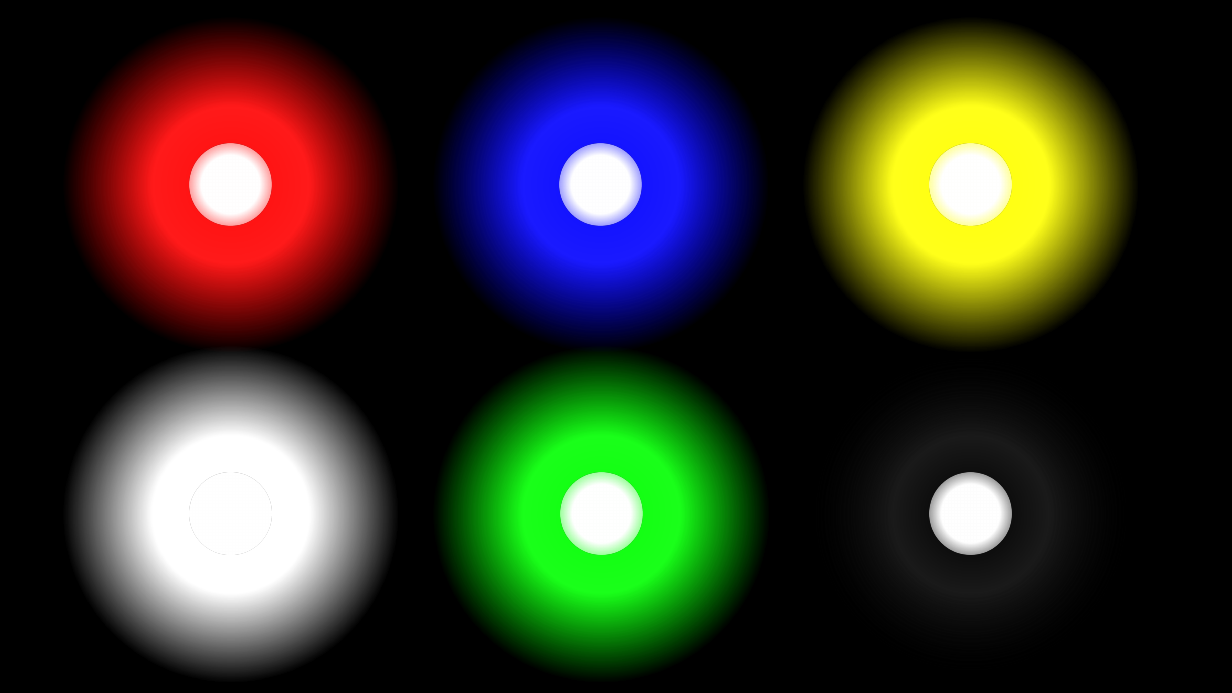
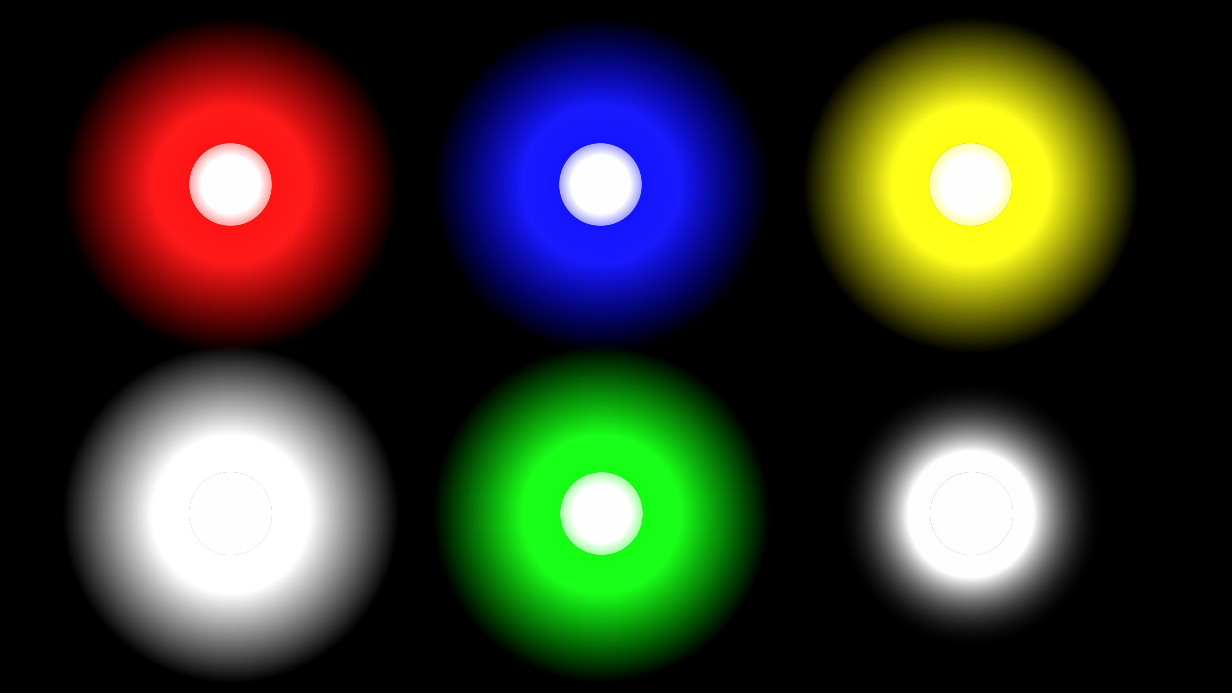
Before and after one commit to SNUGDC/LightsOn, a slide deck: slide 7 of Art Dummy.pptx. Drawn at 1232x693 pixels with LibreOffice and Linux fonts; fonts in the diff are those of the drawing. Boxes give left, top, right and bottom in pixels: in the first picture for what was removed or moved away, otherwise in the second. Text is boxed around its words. In the diff, an @@ line names an element or a change of style, - is before the commit and + after.

```diff
--- a/Art Dummy.pptx
+++ b/Art Dummy.pptx
@@ ellipse: place and size @@
-ellipse at (786, 329, 1155, 693)
+ellipse at (823, 366, 1118, 662)
@@ ellipse at (823, 366, 1118, 662): fill gradient #000000 to #1A1A1A to gradient #FFFFFF to #000000 @@
```
Also in this commit, not shown: 1 other slide changed, 17 other files.
